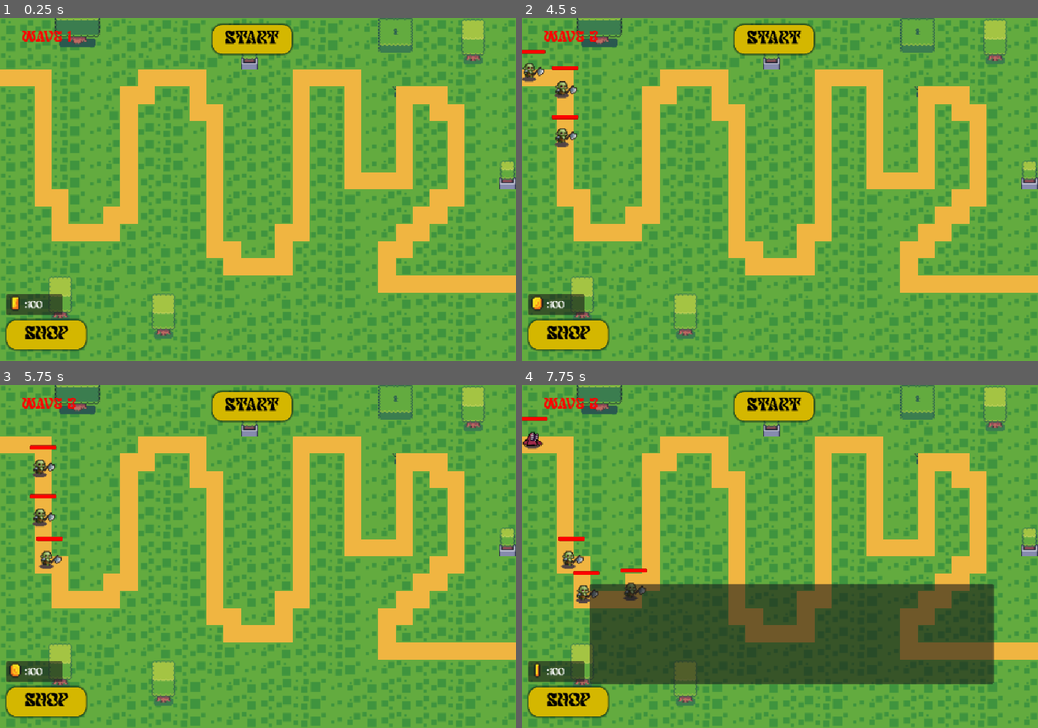
Above: before the commit, frames 1-4 (two rows, left to right).
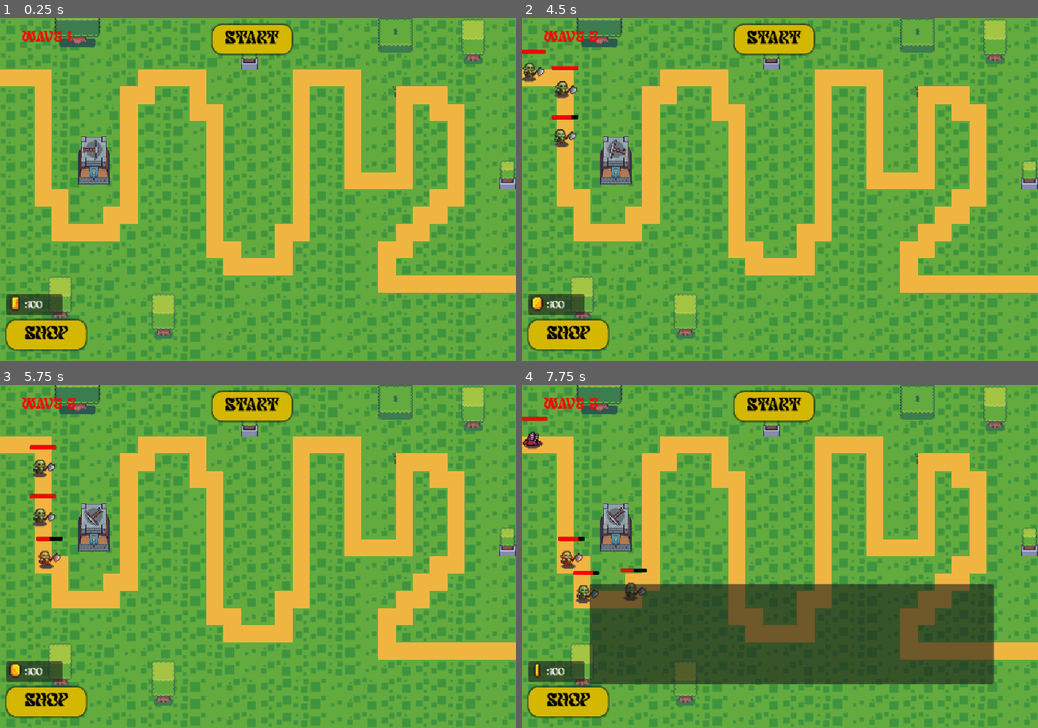
Above: after the commit, the same moments.

Repository: NNKD-Kevin/tower-defense
Game: Godot game, scene res://scenes/main.tscn
Two runs of this game, one before a commit and one after it. Both use one fixed random seed, a clock stepped at 60 frames per second and the inputs below.
Inputs (mouse positions are in pixels of both pictures, inside the frame that each line leads up to):
- Up to frame 1 (0.25 s): no input
- Up to frame 2 (4.5 s): click "Start" at 0.5 s; click "Start" at 1.25 s; click "Shop" at 2 s; tap Enter at 2.75 s; move the mouse to (893, 172) at 2.77 s; press the mouse at (893, 172) at 2.78 s; hold Right 2.78-3.5 s; release the mouse at (893, 172) at 3.5 s; drag from (676, 206) to (754, 258) at 3.52 s; move the mouse to (831, 114) at 4.27 s; press the mouse at (831, 114) at 4.28 s; hold Right from 4.28 s (still down)
- Up to frame 3 (5.75 s): release Right at 5 s; release the mouse at (309, 481) at 5 s; drag from (232, 625) to (103, 505) at 5.02 s
- Up to frame 4 (7.75 s): move the mouse to (934, 607) at 5.77 s; press the mouse at (934, 607) at 5.78 s; hold Left 5.78-6.5 s; tap Shift at 5.85 s; release the mouse at (934, 607) at 6.5 s; drag from (625, 505) to (702, 470) at 6.52 s; move the mouse to (805, 556) at 7.27 s; press the mouse at (805, 556) at 7.28 s; hold Down from 7.28 s (still down); tap Space (spawn) at 7.35 s

The runs differ from the first frame. In frame 1, 0.8% of the frame differs, in the area x 15-22%, y 34-49%; in frame 2, 0.9%; in frame 3, 1.0%; in frame 4, 1.0%, in the area x 7-25%, y 34-63%.

Commit message:
Change tower node type and add collision box for tower

Diff:
--- a/tower-defense/project.godot
+++ b/tower-defense/project.godot
@@ -39,6 +39,11 @@
 "events": [Object(InputEventKey,"resource_local_to_scene":false,"resource_name":"","device":-1,"window_id":0,"alt_press …(191 unchanged characters)…
 ]
 }
+drag={
+"deadzone": 0.2,
+"events": [Object(InputEventMouseButton,"resource_local_to_scene":false,"resource_name":"","device":-1,"window_id":0,"alt_pressed":false,"shift_pressed":false,"ctrl_pressed":false,"meta_pressed":false,"button_mask":0,"position":Vector2(0, 0),"global_position":Vector2(0, 0),"factor":1.0,"button_index":1,"canceled":false,"pressed":false,"double_click":false,"script":null)
+]
+}
 
 [physics]
 
--- a/tower-defense/scenes/main.tscn
+++ b/tower-defense/scenes/main.tscn
@@ -413,7 +413,7 @@
 layer_1/tile_data = PackedInt32Array(262166, 196608, 6, -65533, 393216, 0, 3, 393216, 1, 65539, 393216, 2, -65532, 4587 …(747 unchanged characters)…
 
 [node name="Node2D" parent="." unique_id=600966129 instance=ExtResource("5_tbgi4")]
-position = Vector2(188, 277)
+position = Vector2(190, 270)
 
 [node name="CanvasLayer" type="CanvasLayer" parent="." unique_id=544640337]
 
--- a/tower-defense/scenes/tower.tscn
+++ b/tower-defense/scenes/tower.tscn
@@ -4,20 +4,12 @@
 [ext_resource type="Script" uid="uid://brm73vxw8kd0y" path="res://scripts/tower.gd" id="1_ay4al"]
 [ext_resource type="Texture2D" uid="uid://1yqmsdfks4wl" path="res://assets/towers/Tower 02.png" id="3_jfguu"]
 [ext_resource type="Texture2D" uid="uid://vcd8f5msjo5s" path="res://assets/towers/Tower_01_weapons/Tower 01 - Level 01 - Weapon.png" id="3_ktxwe"]
+[ext_resource type="Texture2D" uid="uid://ivggd5n5ov07" path="res://assets/towers/Tower 05.png" id="5_64n81"]
 [ext_resource type="Texture2D" uid="uid://pij2urx2oxje" path="res://assets/towers/Tower_01_weapons/Tower 01 - Level 02 - Weapon.png" id="5_jfguu"]
-[ext_resource type="Texture2D" uid="uid://6kd5dtlcx41d" path="res://assets/towers/Tower_01_weapons/Tower 01 - Level 03 - Weapon.png" id="6_85u2j"]
-[ext_resource type="Texture2D" uid="uid://xi68nacmkowb" path="res://assets/towers/Tower 03.png" id="4_vqps3"]
-[ext_resource type="Texture2D" uid="uid://ivggd5n5ov07" path="res://assets/towers/Tower 05.png" id="5_64n81"]
-[ext_resource type="Texture2D" uid="uid://da7m8in628uc6" path="res://assets/towers/Tower_02_weapons/Tower 02 - Level 01 - Projectile - Impact.png" id="5_85u2j"]
 [ext_resource type="Texture2D" uid="uid://b88fnj1p03n70" path="res://assets/towers/Tower 06.png" id="6_kw3tj"]
 [ext_resource type="Texture2D" uid="uid://dj02gst0lcr10" path="res://assets/towers/Tower_02_weapons/Tower 02 - Level 01 - Weapon.png" id="6_qfw7u"]
 [ext_resource type="Texture2D" uid="uid://cihcnic8pqvkm" path="res://assets/towers/Tower 07.png" id="7_k6fnl"]
 [ext_resource type="Texture2D" uid="uid://cecr6mejk5qxs" path="res://assets/towers/Tower 08.png" id="8_3hems"]
-[ext_resource type="Texture2D" uid="uid://d1othkahnfnsf" path="res://assets/towers/Tower_03_weapons/Tower 03 - Level 01 - Projectile - Impact.png" id="8_p8022"]
-[ext_resource type="Texture2D" uid="uid://cq1r8tn00ohap" path="res://assets/towers/Tower_05_weapons/Tower 05 - Level 01 - Weapon.png" id="9_qfw7u"]
-[ext_resource type="Texture2D" uid="uid://c5eyjycg2gyqu" path="res://assets/towers/Tower_06_weapons/Tower 06 - Level 01 - Weapon.png" id="14_xxmqw"]
-[ext_resource type="Texture2D" uid="uid://cq80qyih3jqio" path="res://assets/towers/Tower_07_weapons/Tower 07 - Level 01 - Weapon.png" id="15_xh8a6"]
-[ext_resource type="Texture2D" uid="uid://tdp1clx1obh2" path="res://assets/towers/Tower_08_weapons/Tower 08 - Level 01 - Weapon.png" id="16_v1bxd"]
 
 [sub_resource type="AtlasTexture" id="AtlasTexture_ay4al"]
 atlas = ExtResource("1_2x682")
@@ -44,16 +36,16 @@
 region = Rect2(128, 0, 64, 192)
 
 [sub_resource type="AtlasTexture" id="AtlasTexture_i2ndj"]
-atlas = ExtResource("4_vqps3")
-region = Rect2(0, 0, 64, 128)
+atlas = ExtResource("5_jfguu")
+region = Rect2(192, 0, 96, 96)
 
 [sub_resource type="AtlasTexture" id="AtlasTexture_2vbvo"]
-atlas = ExtResource("4_vqps3")
-region = Rect2(64, 0, 64, 128)
+atlas = ExtResource("5_jfguu")
+region = Rect2(192, 0, 96, 96)
 
 [sub_resource type="AtlasTexture" id="AtlasTexture_64n81"]
-atlas = ExtResource("4_vqps3")
-region = Rect2(128, 0, 64, 128)
+atlas = ExtResource("5_jfguu")
+region = Rect2(288, 0, 96, 96)
 
 [sub_resource type="AtlasTexture" id="AtlasTexture_5ss3f"]
 atlas = ExtResource("5_64n81")
@@ -298,341 +290,49 @@
 atlas = ExtResource("3_ktxwe")
 region = Rect2(96, 0, 96, 96)
 
-[sub_resource type="AtlasTexture" id="AtlasTexture_i2ndj"]
-atlas = ExtResource("5_jfguu")
-region = Rect2(192, 0, 96, 96)
-
-[sub_resource type="AtlasTexture" id="AtlasTexture_2vbvo"]
-atlas = ExtResource("5_jfguu")
-region = Rect2(192, 0, 96, 96)
-
-[sub_resource type="AtlasTexture" id="AtlasTexture_64n81"]
-atlas = ExtResource("5_jfguu")
-region = Rect2(288, 0, 96, 96)
-
 [sub_resource type="AtlasTexture" id="AtlasTexture_kw3tj"]
-atlas = ExtResource("5_jfguu")
-region = Rect2(384, 0, 96, 96)
+atlas = ExtResource("6_qfw7u")
+region = Rect2(0, 48, 48, 48)
 
 [sub_resource type="AtlasTexture" id="AtlasTexture_k6fnl"]
-atlas = ExtResource("5_jfguu")
-region = Rect2(480, 0, 96, 96)
+atlas = ExtResource("6_qfw7u")
+region = Rect2(48, 48, 48, 48)
 
 [sub_resource type="AtlasTexture" id="AtlasTexture_3hems"]
-atlas = ExtResource("5_jfguu")
-region = Rect2(0, 0, 96, 96)
+atlas = ExtResource("6_qfw7u")
+region = Rect2(96, 48, 48, 48)
 
 [sub_resource type="AtlasTexture" id="AtlasTexture_xxmqw"]
-atlas = ExtResource("5_jfguu")
-region = Rect2(96, 0, 96, 96)
+atlas = ExtResource("6_qfw7u")
+region = Rect2(144, 48, 48, 48)
 
 [sub_resource type="AtlasTexture" id="AtlasTexture_xh8a6"]
-atlas = ExtResource("6_85u2j")
-region = Rect2(192, 0, 96, 96)
+atlas = ExtResource("6_qfw7u")
+region = Rect2(192, 48, 48, 48)
 
 [sub_resource type="AtlasTexture" id="AtlasTexture_v1bxd"]
-atlas = ExtResource("6_85u2j")
-region = Rect2(192, 0, 96, 96)
+atlas = ExtResource("6_qfw7u")
+region = Rect2(240, 48, 48, 48)
 
 [sub_resource type="AtlasTexture" id="AtlasTexture_cjdug"]
-atlas = ExtResource("6_85u2j")
-region = Rect2(288, 0, 96, 96)
+atlas = ExtResource("6_qfw7u")
+region = Rect2(288, 48, 48, 48)
 
 [sub_resource type="AtlasTexture" id="AtlasTexture_dyfdg"]
-atlas = ExtResource("6_85u2j")
-region = Rect2(384, 0, 96, 96)
+atlas = ExtResource("6_qfw7u")
+region = Rect2(336, 48, 48, 48)
 
 [sub_resource type="AtlasTexture" id="AtlasTexture_0mydw"]
-atlas = ExtResource("6_85u2j")
-region = Rect2(480, 0, 96, 96)
+atlas = ExtResource("6_qfw7u")
+region = Rect2(384, 48, 48, 48)
 
 [sub_resource type="AtlasTexture" id="AtlasTexture_5w5c7"]
-atlas = ExtResource("6_85u2j")
-region = Rect2(0, 0, 96, 96)
+atlas = ExtResource("6_qfw7u")
+region = Rect2(432, 48, 48, 48)
 
 [sub_resource type="AtlasTexture" id="AtlasTexture_5cf1d"]
-atlas = ExtResource("6_85u2j")
-region = Rect2(96, 0, 96, 96)
-
-[sub_resource type="AtlasTexture" id="AtlasTexture_kw3tj"]
-atlas = ExtResource("6_qfw7u")
-region = Rect2(0, 48, 48, 48)
-
-[sub_resource type="AtlasTexture" id="AtlasTexture_k6fnl"]
-atlas = ExtResource("6_qfw7u")
-region = Rect2(48, 48, 48, 48)
-
-[sub_resource type="AtlasTexture" id="AtlasTexture_3hems"]
-atlas = ExtResource("6_qfw7u")
-region = Rect2(96, 48, 48, 48)
-
-[sub_resource type="AtlasTexture" id="AtlasTexture_xxmqw"]
-atlas = ExtResource("6_qfw7u")
-region = Rect2(144, 48, 48, 48)
-
-[sub_resource type="AtlasTexture" id="AtlasTexture_xh8a6"]
-atlas = ExtResource("6_qfw7u")
-region = Rect2(192, 48, 48, 48)
-
-[sub_resource type="AtlasTexture" id="AtlasTexture_v1bxd"]
-atlas = ExtResource("6_qfw7u")
-region = Rect2(240, 48, 48, 48)
-
-[sub_resource type="AtlasTexture" id="AtlasTexture_cjdug"]
-atlas = ExtResource("6_qfw7u")
-region = Rect2(288, 48, 48, 48)
-
-[sub_resource type="AtlasTexture" id="AtlasTexture_dyfdg"]
-atlas = ExtResource("6_qfw7u")
-region = Rect2(336, 48, 48, 48)
-
-[sub_resource type="AtlasTexture" id="AtlasTexture_0mydw"]
-atlas = ExtResource("6_qfw7u")
-region = Rect2(384, 48, 48, 48)
-
-[sub_resource type="AtlasTexture" id="AtlasTexture_5w5c7"]
-atlas = ExtResource("6_qfw7u")
-region = Rect2(432, 48, 48, 48)
-
-[sub_resource type="AtlasTexture" id="AtlasTexture_5cf1d"]
 atlas = ExtResource("6_qfw7u")
 region = Rect2(480, 48, 48, 48)
-
-[sub_resource type="AtlasTexture" id="AtlasTexture_dk8x1"]
-atlas = ExtResource("6_qfw7u")
-region = Rect2(528, 48, 48, 48)
-
-[sub_resource type="AtlasTexture" id="AtlasTexture_sdbll"]
-atlas = ExtResource("6_qfw7u")
-region = Rect2(576, 48, 48, 48)
-
-[sub_resource type="AtlasTexture" id="AtlasTexture_di6vr"]
-atlas = ExtResource("6_qfw7u")
-region = Rect2(624, 48, 48, 48)
-
-[sub_resource type="AtlasTexture" id="AtlasTexture_jtvrq"]
-atlas = ExtResource("6_qfw7u")
-region = Rect2(672, 48, 48, 48)
-
-[sub_resource type="AtlasTexture" id="AtlasTexture_t6gji"]
-atlas = ExtResource("6_qfw7u")
-region = Rect2(720, 48, 48, 48)
-
-[sub_resource type="AtlasTexture" id="AtlasTexture_rc43p"]
-atlas = ExtResource("5_85u2j")
-region = Rect2(0, 0, 64, 64)
-
-[sub_resource type="AtlasTexture" id="AtlasTexture_dk4do"]
-atlas = ExtResource("8_p8022")
-region = Rect2(320, 0, 64, 64)
-
-[sub_resource type="AtlasTexture" id="AtlasTexture_kxhak"]
-atlas = ExtResource("8_p8022")
-region = Rect2(256, 0, 64, 64)
-
-[sub_resource type="AtlasTexture" id="AtlasTexture_3uc36"]
-atlas = ExtResource("8_p8022")
-region = Rect2(192, 0, 64, 64)
-
-[sub_resource type="AtlasTexture" id="AtlasTexture_o66ld"]
-atlas = ExtResource("8_p8022")
-region = Rect2(128, 0, 64, 64)
-
-[sub_resource type="AtlasTexture" id="AtlasTexture_lee47"]
-atlas = ExtResource("8_p8022")
-region = Rect2(64, 0, 64, 64)
-
-[sub_resource type="AtlasTexture" id="AtlasTexture_hu87e"]
-atlas = ExtResource("8_p8022")
-region = Rect2(0, 0, 64, 64)
-
-[sub_resource type="AtlasTexture" id="AtlasTexture_v7feu"]
-atlas = ExtResource("9_qfw7u")
-region = Rect2(288, 96, 96, 96)
-
-[sub_resource type="AtlasTexture" id="AtlasTexture_v8mf3"]
-atlas = ExtResource("9_qfw7u")
-region = Rect2(480, 96, 96, 96)
-
-[sub_resource type="AtlasTexture" id="AtlasTexture_oo2v6"]
-atlas = ExtResource("9_qfw7u")
-region = Rect2(576, 96, 96, 96)
-
-[sub_resource type="AtlasTexture" id="AtlasTexture_i11fa"]
-atlas = ExtResource("9_qfw7u")
-region = Rect2(672, 96, 96, 96)
-
-[sub_resource type="AtlasTexture" id="AtlasTexture_d6bqo"]
-atlas = ExtResource("9_qfw7u")
-region = Rect2(768, 96, 96, 96)
-
-[sub_resource type="AtlasTexture" id="AtlasTexture_ji262"]
-atlas = ExtResource("9_qfw7u")
-region = Rect2(864, 96, 96, 96)
-
-[sub_resource type="AtlasTexture" id="AtlasTexture_xdtq7"]
-atlas = ExtResource("9_qfw7u")
-region = Rect2(960, 96, 96, 96)
-
-[sub_resource type="AtlasTexture" id="AtlasTexture_aaj3h"]
-atlas = ExtResource("9_qfw7u")
-region = Rect2(1056, 96, 96, 96)
-
-[sub_resource type="AtlasTexture" id="AtlasTexture_dupuk"]
-atlas = ExtResource("9_qfw7u")
-region = Rect2(1152, 96, 96, 96)
-
-[sub_resource type="AtlasTexture" id="AtlasTexture_351or"]
-atlas = ExtResource("9_qfw7u")
-region = Rect2(1248, 96, 96, 96)
-
-[sub_resource type="AtlasTexture" id="AtlasTexture_x1yp1"]
-atlas = ExtResource("9_qfw7u")
-region = Rect2(1344, 96, 96, 96)
-
-[sub_resource type="AtlasTexture" id="AtlasTexture_k1pko"]
-atlas = ExtResource("9_qfw7u")
-region = Rect2(1440, 96, 96, 96)
-
-[sub_resource type="AtlasTexture" id="AtlasTexture_ds15k"]
-atlas = ExtResource("9_qfw7u")
-region = Rect2(1536, 96, 96, 96)
-
-[sub_resource type="AtlasTexture" id="AtlasTexture_xxfx4"]
-atlas = ExtResource("9_qfw7u")
-region = Rect2(1632, 96, 96, 96)
-
-[sub_resource type="AtlasTexture" id="AtlasTexture_ckssj"]
-atlas = ExtResource("9_qfw7u")
-region = Rect2(1728, 96, 96, 96)
-
-[sub_resource type="AtlasTexture" id="AtlasTexture_hmaca"]
-atlas = ExtResource("9_qfw7u")
-region = Rect2(1824, 96, 96, 96)
-
-[sub_resource type="AtlasTexture" id="AtlasTexture_56257"]
-atlas = ExtResource("9_qfw7u")
-region = Rect2(1920, 96, 96, 96)
-
-[sub_resource type="AtlasTexture" id="AtlasTexture_gwjkh"]
-atlas = ExtResource("9_qfw7u")
-region = Rect2(2016, 96, 96, 96)
-
-[sub_resource type="AtlasTexture" id="AtlasTexture_efpvh"]
-atlas = ExtResource("9_qfw7u")
-region = Rect2(2112, 96, 96, 96)
-
-[sub_resource type="AtlasTexture" id="AtlasTexture_4tbrf"]
-atlas = ExtResource("9_qfw7u")
-region = Rect2(2208, 96, 96, 96)
-
-[sub_resource type="AtlasTexture" id="AtlasTexture_dwq6n"]
-atlas = ExtResource("9_qfw7u")
-region = Rect2(2304, 96, 96, 96)
-
-[sub_resource type="AtlasTexture" id="AtlasTexture_nyorr"]
-atlas = ExtResource("9_qfw7u")
-region = Rect2(2400, 96, 96, 96)
-
-[sub_resource type="AtlasTexture" id="AtlasTexture_dxjxu"]
-atlas = ExtResource("9_qfw7u")
-region = Rect2(2496, 96, 96, 96)
-
-[sub_resource type="AtlasTexture" id="AtlasTexture_lh6xw"]
-atlas = ExtResource("9_qfw7u")
-region = Rect2(2592, 96, 96, 96)
-
-[sub_resource type="AtlasTexture" id="AtlasTexture_qar2p"]
-atlas = ExtResource("9_qfw7u")
-region = Rect2(2688, 96, 96, 96)
-
-[sub_resource type="AtlasTexture" id="AtlasTexture_x4ub2"]
-atlas = ExtResource("14_xxmqw")
-region = Rect2(0, 0, 64, 64)
-
-[sub_resource type="AtlasTexture" id="AtlasTexture_ko5vq"]
-atlas = ExtResource("14_xxmqw")
-region = Rect2(64, 0, 64, 64)
-
-[sub_resource type="AtlasTexture" id="AtlasTexture_d7k4n"]
-atlas = ExtResource("14_xxmqw")
-region = Rect2(128, 0, 64, 64)
-
-[sub_resource type="AtlasTexture" id="AtlasTexture_x8ho8"]
-atlas = ExtResource("14_xxmqw")
-region = Rect2(192, 0, 64, 64)
-
-[sub_resource type="AtlasTexture" id="AtlasTexture_0d16l"]
-atlas = ExtResource("14_xxmqw")
-region = Rect2(256, 0, 64, 64)
-
-[sub_resource type="AtlasTexture" id="AtlasTexture_548u2"]
-atlas = ExtResource("14_xxmqw")
-region = Rect2(320, 0, 64, 64)
-
-[sub_resource type="AtlasTexture" id="AtlasTexture_gf2p6"]
-atlas = ExtResource("15_xh8a6")
-region = Rect2(0, 0, 64, 64)
-
-[sub_resource type="AtlasTexture" id="AtlasTexture_j4s6e"]
-atlas = ExtResource("15_xh8a6")
-region = Rect2(64, 0, 64, 64)
-
-[sub_resource type="AtlasTexture" id="AtlasTexture_mn54c"]
-atlas = ExtResource("15_xh8a6")
-region = Rect2(128, 0, 64, 64)
-
-[sub_resource type="AtlasTexture" id="AtlasTexture_iejpj"]
-atlas = ExtResource("15_xh8a6")
-region = Rect2(192, 0, 64, 64)
-
-[sub_resource type="AtlasTexture" id="AtlasTexture_g1d07"]
-atlas = ExtResource("15_xh8a6")
-region = Rect2(256, 0, 64, 64)
-
-[sub_resource type="AtlasTexture" id="AtlasTexture_jgyuy"]
-atlas = ExtResource("15_xh8a6")
-region = Rect2(320, 0, 64, 64)
-
-[sub_resource type="AtlasTexture" id="AtlasTexture_lb61n"]
-atlas = ExtResource("16_v1bxd")
-region = Rect2(0, 0, 48, 48)
-
-[sub_resource type="AtlasTexture" id="AtlasTexture_tok84"]
-atlas = ExtResource("16_v1bxd")
-region = Rect2(48, 0, 48, 48)
-
-[sub_resource type="AtlasTexture" id="AtlasTexture_2cecn"]
-atlas = ExtResource("16_v1bxd")
-region = Rect2(96, 0, 48, 48)
-
-[sub_resource type="AtlasTexture" id="AtlasTexture_xc0h2"]
-atlas = ExtResource("16_v1bxd")
-region = Rect2(144, 0, 48, 48)
-
-[sub_resource type="AtlasTexture" id="AtlasTexture_lwpul"]
-atlas = ExtResource("16_v1bxd")
-region = Rect2(192, 0, 48, 48)
-
-[sub_resource type="AtlasTexture" id="AtlasTexture_pd44i"]
-atlas = ExtResource("16_v1bxd")
-region = Rect2(240, 0, 48, 48)
-
-[sub_resource type="AtlasTexture" id="AtlasTexture_7v73c"]
-atlas = ExtResource("16_v1bxd")
-region = Rect2(288, 0, 48, 48)
-
-[sub_resource type="AtlasTexture" id="AtlasTexture_cr6uv"]
-atlas = ExtResource("16_v1bxd")
-region = Rect2(336, 0, 48, 48)
-
-[sub_resource type="AtlasTexture" id="AtlasTexture_h5fc8"]
-atlas = ExtResource("16_v1bxd")
-region = Rect2(384, 0, 48, 48)
-
-[sub_resource type="AtlasTexture" id="AtlasTexture_keh7q"]
-atlas = ExtResource("16_v1bxd")
-region = Rect2(432, 0, 48, 48)
 
 [sub_resource type="SpriteFrames" id="SpriteFrames_23jat"]
 animations = [{
@@ -672,24 +372,21 @@
 }, {
 "frames": [{
 "duration": 1.0,
+"texture": SubResource("AtlasTexture_i2ndj")
+}],
+"loop": 1,
+"name": &"1_2",
+"speed": 5.0
+}, {
+"frames": [{
+"duration": 1.0,
+"texture": SubResource("AtlasTexture_2vbvo")
+}, {
+"duration": 1.0,
+"texture": SubResource("AtlasTexture_64n81")
+}, {
+"duration": 1.0,
 "texture": SubResource("AtlasTexture_kw3tj")
-}{
-"duration": 1.0,
-"texture": SubResource("AtlasTexture_i2ndj")
-}],
-"loop": 1,
-"name": &"1_2",
-"speed": 5.0
-}, {
-"frames": [{
-"duration": 1.0,
-"texture": SubResource("AtlasTexture_2vbvo")
-}, {
-"duration": 1.0,
-"texture": SubResource("AtlasTexture_64n81")
-}, {
-"duration": 1.0,
-"texture": SubResource("AtlasTexture_kw3tj")
 }, {
 "duration": 1.0,
 "texture": SubResource("AtlasTexture_k6fnl")
@@ -734,302 +431,35 @@
 "loop": 1,
 "name": &"1_3fire",
 "speed": 5.0
-}, {
-"frames": [{
-"duration": 1.0,
-"texture": SubResource("AtlasTexture_kw3tj")
-}, {
-"duration": 1.0,
-"texture": SubResource("AtlasTexture_k6fnl")
-}, {
-"duration": 1.0,
-"texture": SubResource("AtlasTexture_3hems")
-}, {
-"duration": 1.0,
-"texture": SubResource("AtlasTexture_xxmqw")
-}, {
-"duration": 1.0,
-"texture": SubResource("AtlasTexture_xh8a6")
-}, {
-"duration": 1.0,
-"texture": SubResource("AtlasTexture_v1bxd")
-}, {
-"duration": 1.0,
-"texture": SubResource("AtlasTexture_cjdug")
-}, {
-"duration": 1.0,
-"texture": SubResource("AtlasTexture_dyfdg")
-}, {
-"duration": 1.0,
-"texture": SubResource("AtlasTexture_0mydw")
-}, {
-"duration": 1.0,
-"texture": SubResource("AtlasTexture_5w5c7")
-}, {
-"duration": 1.0,
-"texture": SubResource("AtlasTexture_5cf1d")
-}, {
-"duration": 1.0,
-"texture": SubResource("AtlasTexture_dk8x1")
-}, {
-"duration": 1.0,
-"texture": SubResource("AtlasTexture_sdbll")
-}, {
-"duration": 1.0,
-"texture": SubResource("AtlasTexture_di6vr")
-}, {
-"duration": 1.0,
-"texture": SubResource("AtlasTexture_jtvrq")
-}, {
-"duration": 1.0,
-"texture": SubResource("AtlasTexture_t6gji")
-}],
-"loop": 1,
-"name": &"2fire",
-"speed": 5.0
-}, {
-"frames": [{
-"duration": 1.0,
-"texture": SubResource("AtlasTexture_rc43p")
-}],
-"loop": 1,
-"name": &"3",
-"speed": 5.0
-}, {
-"frames": [{
-"duration": 1.0,
-"texture": SubResource("AtlasTexture_dk4do")
-}, {
-"duration": 1.0,
-"texture": SubResource("AtlasTexture_kxhak")
-}, {
-"duration": 1.0,
-"texture": SubResource("AtlasTexture_3uc36")
-}, {
-"duration": 1.0,
-"texture": SubResource("AtlasTexture_o66ld")
-}, {
-"duration": 1.0,
-"texture": SubResource("AtlasTexture_lee47")
-}, {
-"duration": 1.0,
-"texture": SubResource("AtlasTexture_hu87e")
-}],
-"loop": 1,
-"name": &"3fire",
-"speed": 5.0
-}, {
-"frames": [{
-"duration": 1.0,
-"texture": SubResource("AtlasTexture_v7feu")
-}],
-"loop": 1,
-"name": &"5",
-"speed": 5.0
-}, {
-"frames": [{
-"duration": 1.0,
-"texture": SubResource("AtlasTexture_v7feu")
-}, {
-"duration": 1.0,
-"texture": SubResource("AtlasTexture_v8mf3")
-}, {
-"duration": 1.0,
-"texture": SubResource("AtlasTexture_oo2v6")
-}, {
-"duration": 1.0,
-"texture": SubResource("AtlasTexture_i11fa")
-}, {
-"duration": 1.0,
-"texture": SubResource("AtlasTexture_d6bqo")
-}, {
-"duration": 1.0,
-"texture": SubResource("AtlasTexture_ji262")
-}, {
-"duration": 1.0,
-"texture": SubResource("AtlasTexture_xdtq7")
-}, {
-"duration": 1.0,
-"texture": SubResource("AtlasTexture_aaj3h")
-}, {
-"duration": 1.0,
-"texture": SubResource("AtlasTexture_dupuk")
-}, {
-"duration": 1.0,
-"texture": SubResource("AtlasTexture_351or")
-}, {
-"duration": 1.0,
-"texture": SubResource("AtlasTexture_x1yp1")
-}, {
-"duration": 1.0,
-"texture": SubResource("AtlasTexture_k1pko")
-}, {
-"duration": 1.0,
-"texture": SubResource("AtlasTexture_ds15k")
-}, {
-"duration": 1.0,
-"texture": SubResource("AtlasTexture_xxfx4")
-}, {
-"duration": 1.0,
-"texture": SubResource("AtlasTexture_ckssj")
-}, {
-"duration": 1.0,
-"texture": SubResource("AtlasTexture_hmaca")
-}, {
-"duration": 1.0,
-"texture": SubResource("AtlasTexture_56257")
-}, {
-"duration": 1.0,
-"texture": SubResource("AtlasTexture_gwjkh")
-}, {
-"duration": 1.0,
-"texture": SubResource("AtlasTexture_efpvh")
-}, {
-"duration": 1.0,
-"texture": SubResource("AtlasTexture_4tbrf")
-}, {
-"duration": 1.0,
-"texture": SubResource("AtlasTexture_dwq6n")
-}, {
-"duration": 1.0,
-"texture": SubResource("AtlasTexture_nyorr")
-}, {
-"duration": 1.0,
-"texture": SubResource("AtlasTexture_dxjxu")
-}, {
-"duration": 1.0,
-"texture": SubResource("AtlasTexture_lh6xw")
-}, {
-"duration": 1.0,
-"texture": SubResource("AtlasTexture_qar2p")
-}],
-"loop": 1,
-"name": &"5fire",
-"speed": 5.0
-}, {
-"frames": [{
-"duration": 1.0,
-"texture": SubResource("AtlasTexture_x4ub2")
-}],
-"loop": 1,
-"name": &"6",
-"speed": 5.0
-}, {
-"frames": [{
-"duration": 1.0,
-"texture": SubResource("AtlasTexture_x4ub2")
-}, {
-"duration": 1.0,
-"texture": SubResource("AtlasTexture_ko5vq")
-}, {
-"duration": 1.0,
-"texture": SubResource("AtlasTexture_d7k4n")
-}, {
-"duration": 1.0,
-"texture": SubResource("AtlasTexture_x8ho8")
-}, {
-"duration": 1.0,
-"texture": SubResource("AtlasTexture_0d16l")
-}, {
-"duration": 1.0,
-"texture": SubResource("AtlasTexture_548u2")
-}],
-"loop": 1,
-"name": &"6fire",
-"speed": 5.0
-}, {
-"frames": [{
-"duration": 1.0,
-"texture": SubResource("AtlasTexture_gf2p6")
-}],
-"loop": 1,
-"name": &"7",
-"speed": 5.0
-}, {
-"frames": [{
-"duration": 1.0,
-"texture": SubResource("AtlasTexture_gf2p6")
-}, {
-"duration": 1.0,
-"texture": SubResource("AtlasTexture_j4s6e")
-}, {
-"duration": 1.0,
-"texture": SubResource("AtlasTexture_mn54c")
-}, {
-"duration": 1.0,
-"texture": SubResource("AtlasTexture_iejpj")
-}, {
-"duration": 1.0,
-"texture": SubResource("AtlasTexture_g1d07")
-}, {
-"duration": 1.0,
-"texture": SubResource("AtlasTexture_jgyuy")
-}],
-"loop": 1,
-"name": &"7fire",
-"speed": 5.0
-}, {
-"frames": [{
-"duration": 1.0,
-"texture": SubResource("AtlasTexture_lb61n")
-}],
-"loop": 1,
-"name": &"8",
-"speed": 5.0
-}, {
-"frames": [{
-"duration": 1.0,
-"texture": SubResource("AtlasTexture_lb61n")
-}, {
-"duration": 1.0,
-"texture": SubResource("AtlasTexture_tok84")
-}, {
-"duration": 1.0,
-"texture": SubResource("AtlasTexture_2cecn")
-}, {
-"duration": 1.0,
-"texture": SubResource("AtlasTexture_xc0h2")
-}, {
-"duration": 1.0,
-"texture": SubResource("AtlasTexture_lwpul")
-}, {
-"duration": 1.0,
-"texture": SubResource("AtlasTexture_pd44i")
-}, {
-"duration": 1.0,
-"texture": SubResource("AtlasTexture_7v73c")
-}, {
-"duration": 1.0,
-"texture": SubResource("AtlasTexture_cr6uv")
-}, {
-"duration": 1.0,
-"texture": SubResource("AtlasTexture_h5fc8")
-}, {
-"duration": 1.0,
-"texture": SubResource("AtlasTexture_keh7q")
-}],
-"loop": 1,
-"name": &"8fire",
-"speed": 5.0
 }]
 
-[node name="Node2D" type="Node2D" unique_id=600966129]
+[sub_resource type="RectangleShape2D" id="RectangleShape2D_1vivr"]
+size = Vector2(78, 138)
+
+[node name="Node2D" type="CharacterBody2D" unique_id=1327188346]
 script = ExtResource("1_ay4al")
 
 [node name="Base" type="AnimatedSprite2D" parent="." unique_id=1773876083]
-position = Vector2(0, 33)
+position = Vector2(1, 6)
 sprite_frames = SubResource("SpriteFrames_1vivr")
-animation = &"8_1"
+animation = &"1_3"
 
 [node name="Weapon" type="AnimatedSprite2D" parent="." unique_id=983096380]
 position = Vector2(0, -1)
+rotation = 1.5707964
 sprite_frames = SubResource("SpriteFrames_23jat")
-animation = &"7fire_3fire"
+animation = &"1_1fire"
+
+[node name="CollisionShape2D" type="CollisionShape2D" parent="." unique_id=1088451784]
+position = Vector2(3, 22)
+shape = SubResource("RectangleShape2D_1vivr")
 
 [node name="Node" type="Node" parent="." unique_id=1108158349]
 
 [node name="cooldown" type="Timer" parent="Node" unique_id=1100249567]
 one_shot = true
 
+[connection signal="mouse_entered" from="." to="." method="_on_mouse_entered"]
+[connection signal="mouse_exited" from="." to="." method="_on_mouse_exited"]
 [connection signal="animation_finished" from="Weapon" to="." method="_on_weapon_animation_finished"]
 [connection signal="timeout" from="Node/cooldown" to="." method="_on_cooldown_timeout"]
--- a/tower-defense/scripts/tower.gd
+++ b/tower-defense/scripts/tower.gd
@@ -1,4 +1,5 @@
 extends Node2D
+class_name Tower
 @onready var base: AnimatedSprite2D = $Base
 @onready var weapon: AnimatedSprite2D = $Weapon
 @onready var cooldown: Timer = $Node/cooldown
@@ -10,28 +11,37 @@
 var range=150
 var cooldown_finished=true
 var cooldown_time=1
+var menu_on=false
+var dragging=false
+var mouse_on=false
+var bullet=null
 func _ready():
 	cooldown.start()
 	weapon.play(type+'_'+str(level))
 func fire():
 	match type:
 		"1":
-			var bullet=arrow.instantiate()
-			bullet.range=range
-			get_parent().add_child(bullet)
-			bullet.global_position = global_position
+			bullet=arrow.instantiate()
 		"2":
-			var bullet=lightning.instantiate()
-			bullet.range=range
-			get_parent().add_child(bullet)
-			bullet.global_position = global_position
+			bullet=lightning.instantiate()
+	bullet.range=range
+	bullet.add_collision_exception_with(self)
+	get_parent().add_child(bullet)
+	bullet.global_position = global_position
 func _draw() -> void:
-	draw_circle(Vector2.ZERO,range,Color.WHITE,false,3)
+	if menu_on or dragging:
+		draw_circle(Vector2.ZERO,range,Color.WHITE,false,3)
 
 func _on_cooldown_timeout() -> void:
 	cooldown_finished=true
 
+func _input(event: InputEvent) -> void:
+	if mouse_on and Input.is_action_pressed("drag"):
+		menu_on=true
+
+
 func _process(delta: float) -> void:
+	base.play(type+'_'+str(level))
 	if len(Global.enemies)>0:
 		for e in Global.enemies:
 			if position.distance_to(e.position)<=range:
@@ -51,3 +61,11 @@
 	if weapon.animation==(type+'_'+str(level)+'fire'):
 		fire()
 		weapon.play(type+'_'+str(level))
+
+
+func _on_mouse_exited() -> void:
+	mouse_on=false
+
+
+func _on_mouse_entered() -> void:
+	mouse_on=true
